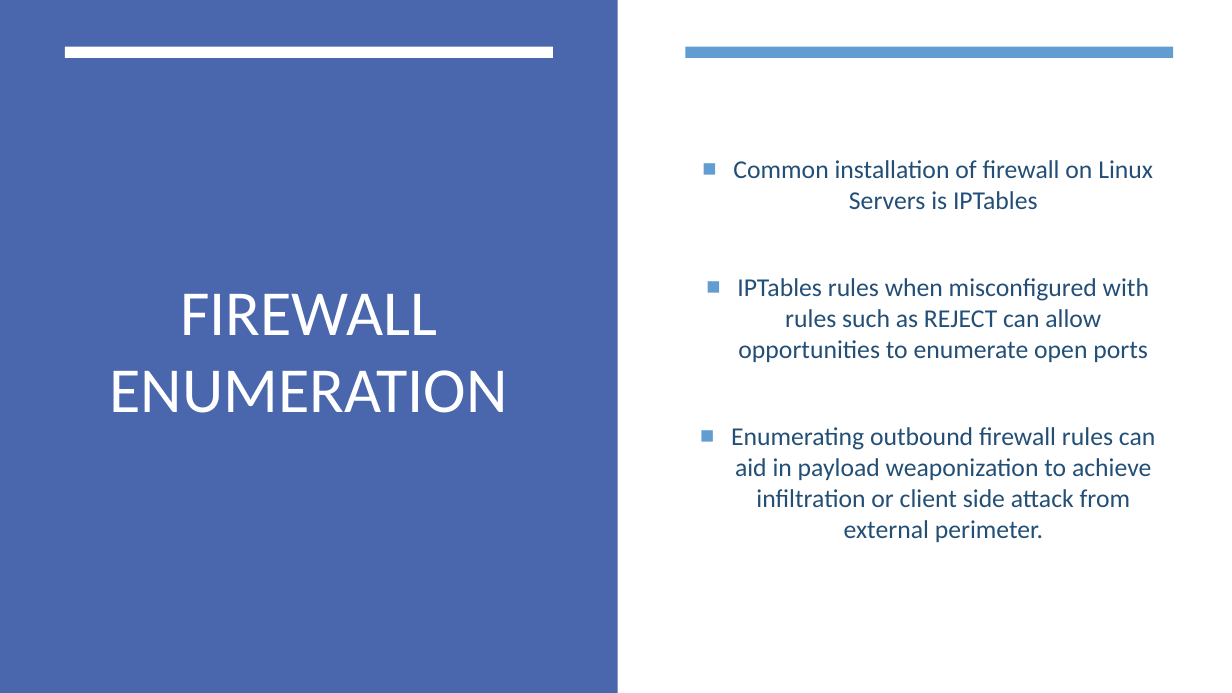
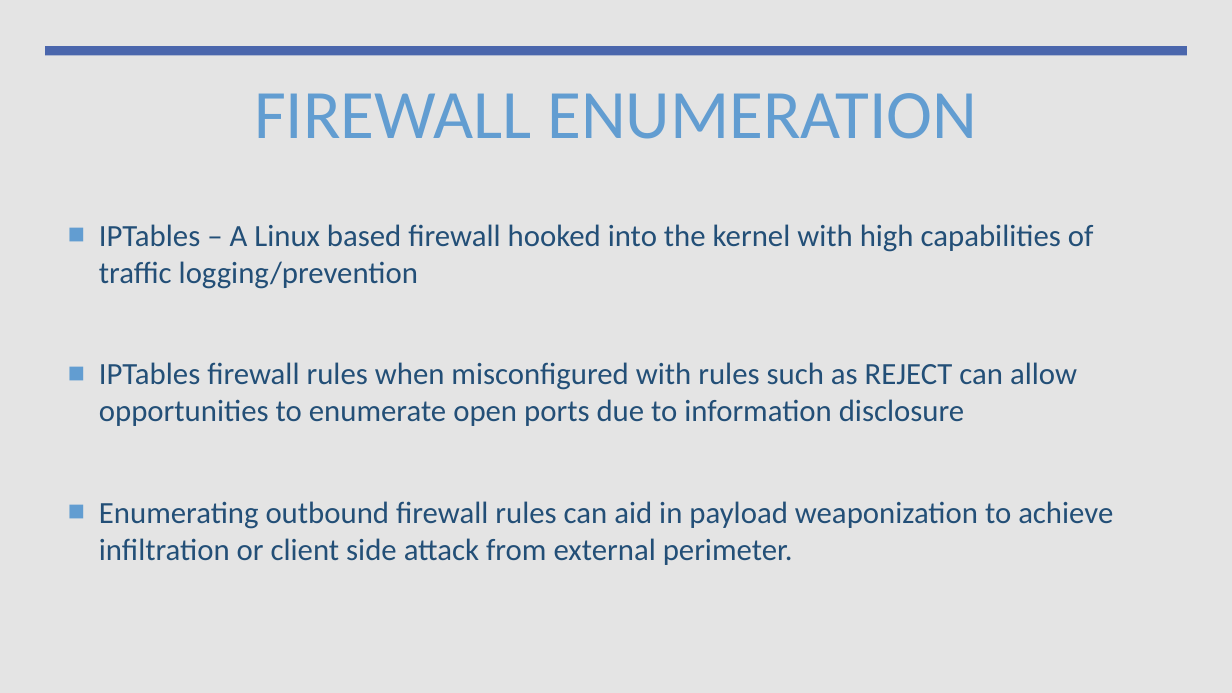
Before and after one commit to aqeebhussain122/hpc-offensive-security, a slide deck: slide 7 of Offensive Security Tactics for Linux Professionals - Active Reconnaissance.pptx (slide 5 before the commit). Drawn at 1232x693 pixels with LibreOffice and Linux fonts; fonts in the diff are those of the drawing. Boxes give left, top, right and bottom in pixels: in the first picture for what was removed or moved away, otherwise in the second. Text is boxed around its words. In the diff, an @@ line names an element or a change of style, - is before the commit and + after.

```diff
--- a/Offensive Security Tactics for Linux Professionals - Active Reconnaissance.pptx
+++ b/Offensive Security Tactics for Linux Professionals - Active Reconnaissance.pptx
@@ background #FFFFFF to #ACCBF9 @@
@@ rectangle at (0, 0, 1232, 693): fill #FFFFFF to #E4E4E4 @@
@@ rectangle removed at (0, 0, 618, 693) @@
@@ rectangle added at (45, 46, 1188, 55), fill #4A66AC @@
@@ rectangle removed at (65, 46, 553, 57) @@
@@ rectangle removed at (686, 46, 1174, 57) @@
@@ title "FIREWALL ENUMERATION": place and size @@
-title "FIREWALL ENUMERATION" at (109, 294, 507, 413)
+title "FIREWALL ENUMERATION" at (254, 93, 977, 139)
@@ title "FIREWALL ENUMERATION" at (254, 93, 977, 139): size 50 to 54 pt, text colour #FFFFFF to #629DD1; vertical alignment middle to top @@
@@ text "IPTables – A Linux based ...": place and size @@
-text "IPTables – A Linux based ..." at (731, 160, 1155, 542)
+text "IPTables – A Linux based ..." at (99, 224, 1113, 565)
@@ text at (99, 224, 1094, 426): text changed; size 20 to 24 pt @@
-■ Common installation of firewall on Linux Servers is IPTables
-■ IPTables rules when misconfigured with rules such as REJECT can allow opportunities to enumerate open ports
+■ IPTables – A Linux based firewall hooked into the kernel with high capabilities of traffic logging/prevention
+■ IPTables firewall rules when misconfigured with rules such as REJECT can allow opportunities to enumerate open ports due to information disclosure
@@ text at (99, 501, 1113, 565): size 20 to 24 pt in "Enumerating outbound firewall rules can aid in ..."; alignment centre to left @@
```
Also in this commit, not shown: 4 other slides changed, 3 slides added.
